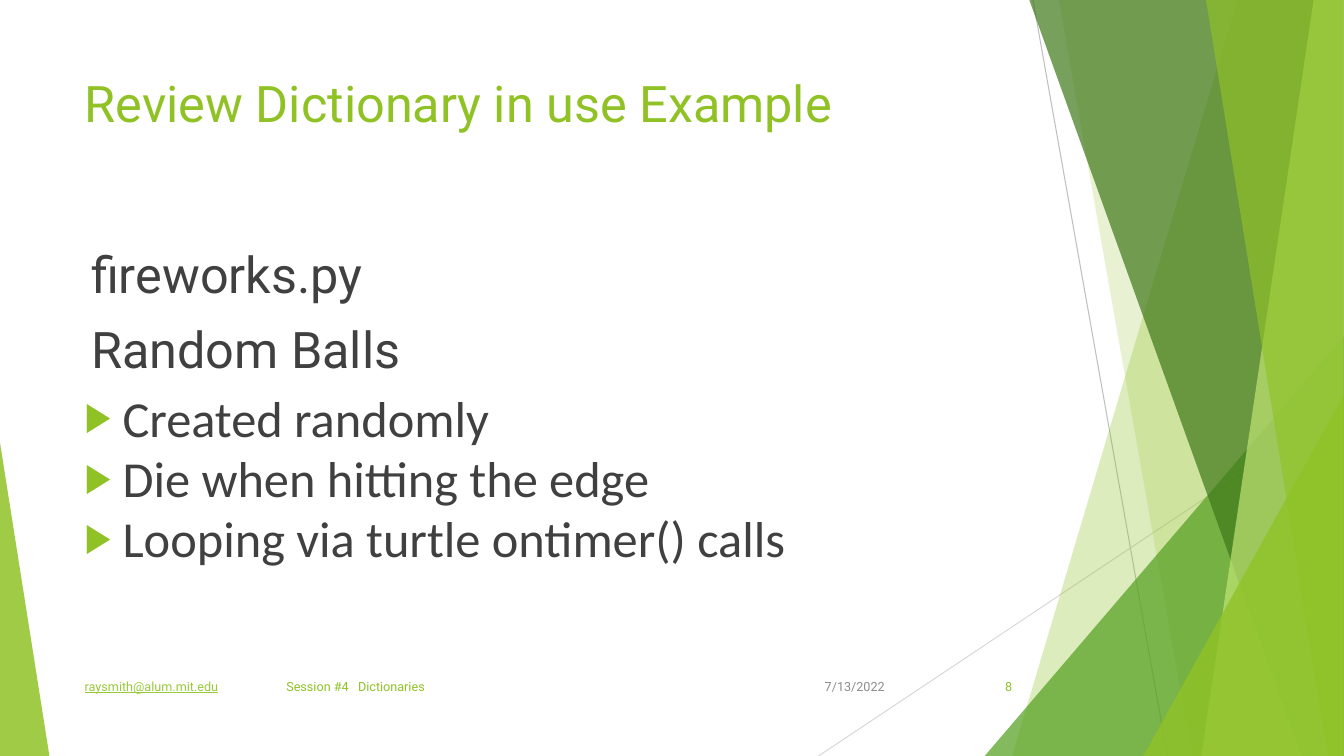
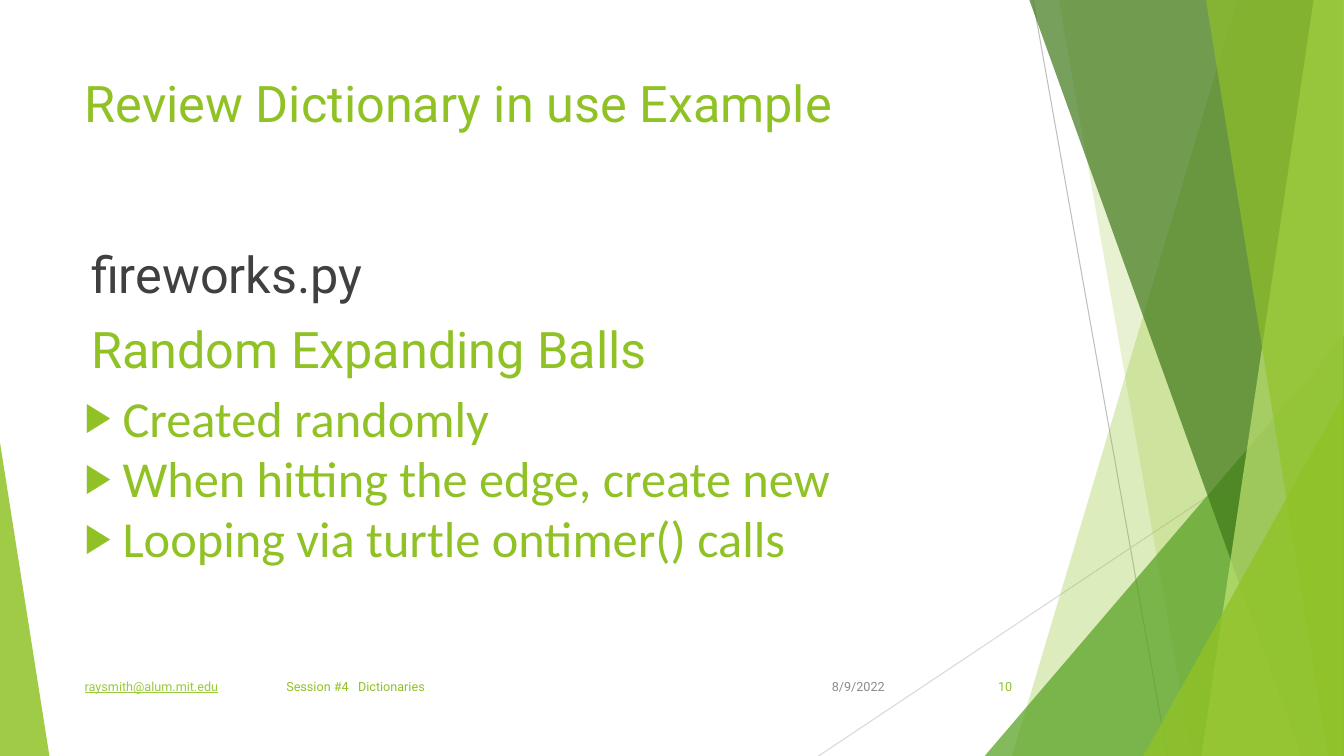
Before and after one commit to raysmith619/Introduction-To-Programming, a slide deck: slide 10 of presentation/Class_4_Dictionaries/Class_4_Dictionaries.pptx (slide 8 before the commit). Drawn at 1344x756 pixels with LibreOffice and Linux fonts; fonts in the diff are those of the drawing. Boxes give left, top, right and bottom in pixels: in the first picture for what was removed or moved away, otherwise in the second. Text is boxed around its words. In the diff, an @@ line names an element or a change of style, - is before the commit and + after.

Commit message:
Update based on latest review

```diff
--- a/presentation/Class_4_Dictionaries/Class_4_Dictionaries.pptx
+++ b/presentation/Class_4_Dictionaries/Class_4_Dictionaries.pptx
@@ text at [91, 330, 646, 379]: text changed; text colour #404040 to #90C226 @@
-Random Balls
+Random Expanding Balls
@@ text at [123, 402, 785, 566]: text colour #404040 to #90C226 in "Created randomly", "Looping via turtle ontimer() calls" @@
@@ text at [123, 462, 829, 506]: text changed; text colour #404040 to #90C226 @@
-▶ Die when hitting the edge
+▶ When hitting the edge, create new
@@ text at [832, 682, 885, 692]: text changed @@
-7/13/2022
+8/9/2022
@@ page number at [998, 682, 1012, 691]: text changed @@
-8
+10
```
Also in this commit, not shown: 8 other slides changed, 2 slides added, 2 other files.
